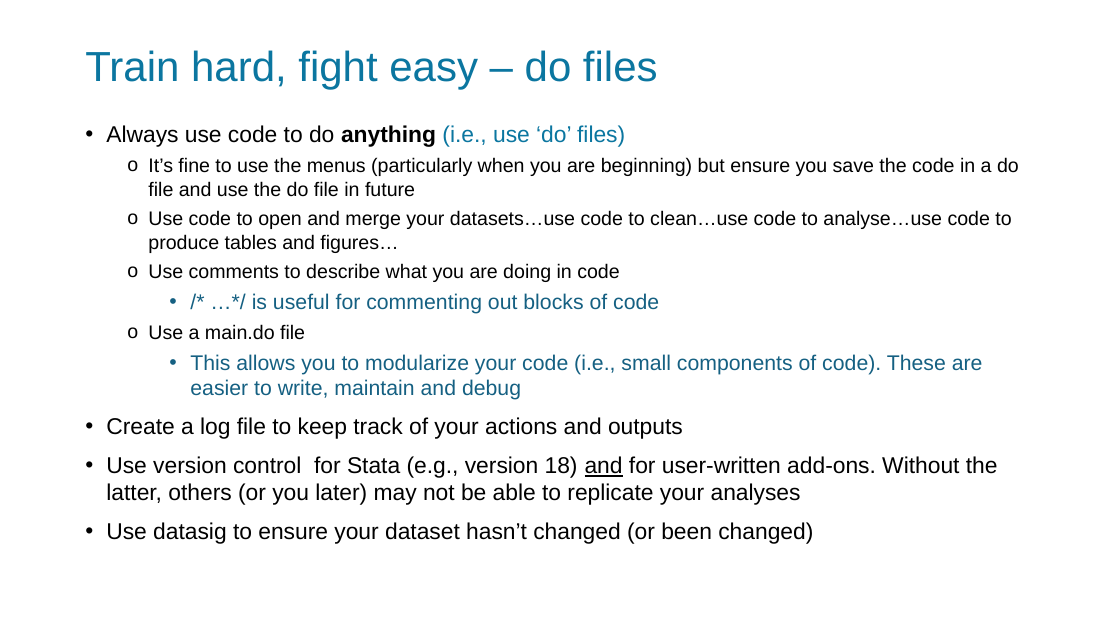
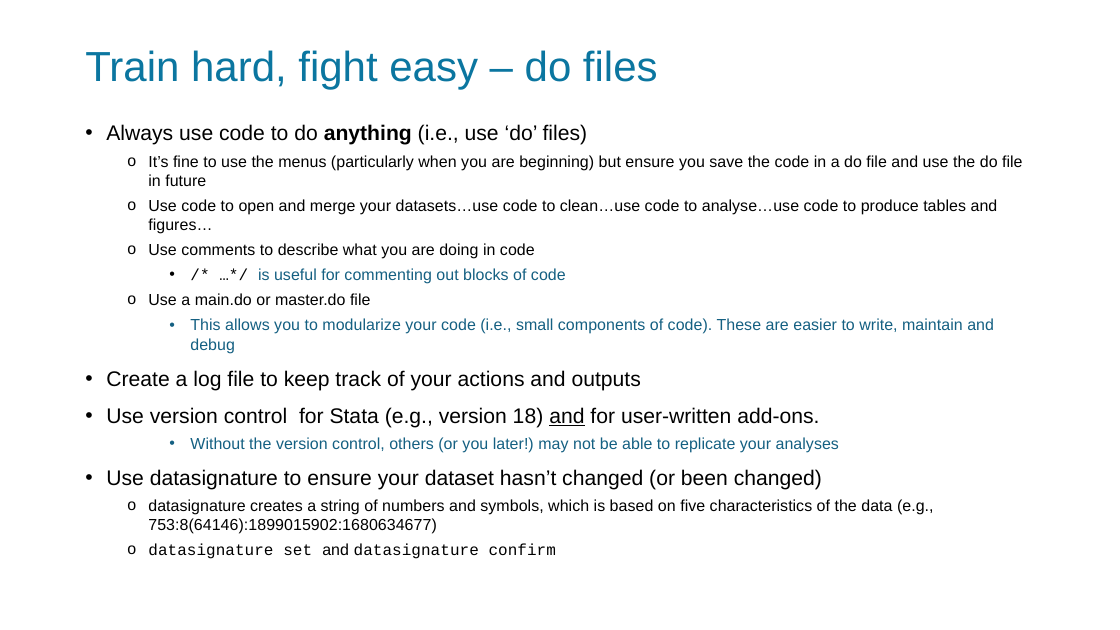
Before and after one commit to adh30/HDRUK_2024, a slide deck: slide 8 of Reproducible_workflows_in_Stata_1.pptx. Drawn at 1120x630 pixels with LibreOffice and Linux fonts; fonts in the diff are those of the drawing. Boxes give left, top, right and bottom in pixels: in the first picture for what was removed or moved away, otherwise in the second. Text is boxed around its words. In the diff, an @@ line names an element or a change of style, - is before the commit and + after.

```diff
--- a/Reproducible_workflows_in_Stata_1.pptx
+++ b/Reproducible_workflows_in_Stata_1.pptx
@@ text at [106,124,1022,391]: size 19.6 to 18.2 pt in "Always use code to do anything (i.e., ...", "Create a log file to keep track ..."; text colour #0B76A0 to #000000 in "(i.e., use ‘do’ files)"; size 16.8 to 13.8 pt in "It’s fine to use the menus (particularly ...", "Use code to open and merge your ...", "Use comments to describe what you are ..."; size 18.2 to 13.8 pt in "/* …*/ is useful for commenting out ...", "This allows you to modularize your code ..."; font Arial to Courier New, text colour #156082 to #000000 in "/* …*/" @@
@@ text at [148,293,370,305]: text changed; size 16.8 to 13.8 pt @@
-  o Use a main.do file
+  o Use a main.do or master.do file
@@ text at [106,407,934,559]: text changed; size 19.6 to 13.8 pt @@
-• Use version control for Stata (e.g., version 18) and for user-written add-ons. Without the latter, others (or you later) may not be able to replicate your analyses
-• Use datasig to ensure your dataset hasn’t changed (or been changed)
+• Use version control for Stata (e.g., version 18) and for user-written add-ons.
+    • Without the version control, others (or you later!) may not be able to replicate your analyses
+• Use datasignature to ensure your dataset hasn’t changed (or been changed)
+  o datasignature creates a string of numbers and symbols, which is based on five characteristics of the data (e.g., 753:8(64146):1899015902:1680634677)
+  o datasignature set and datasignature confirm
```
Also in this commit, not shown: 7 other slides changed.
